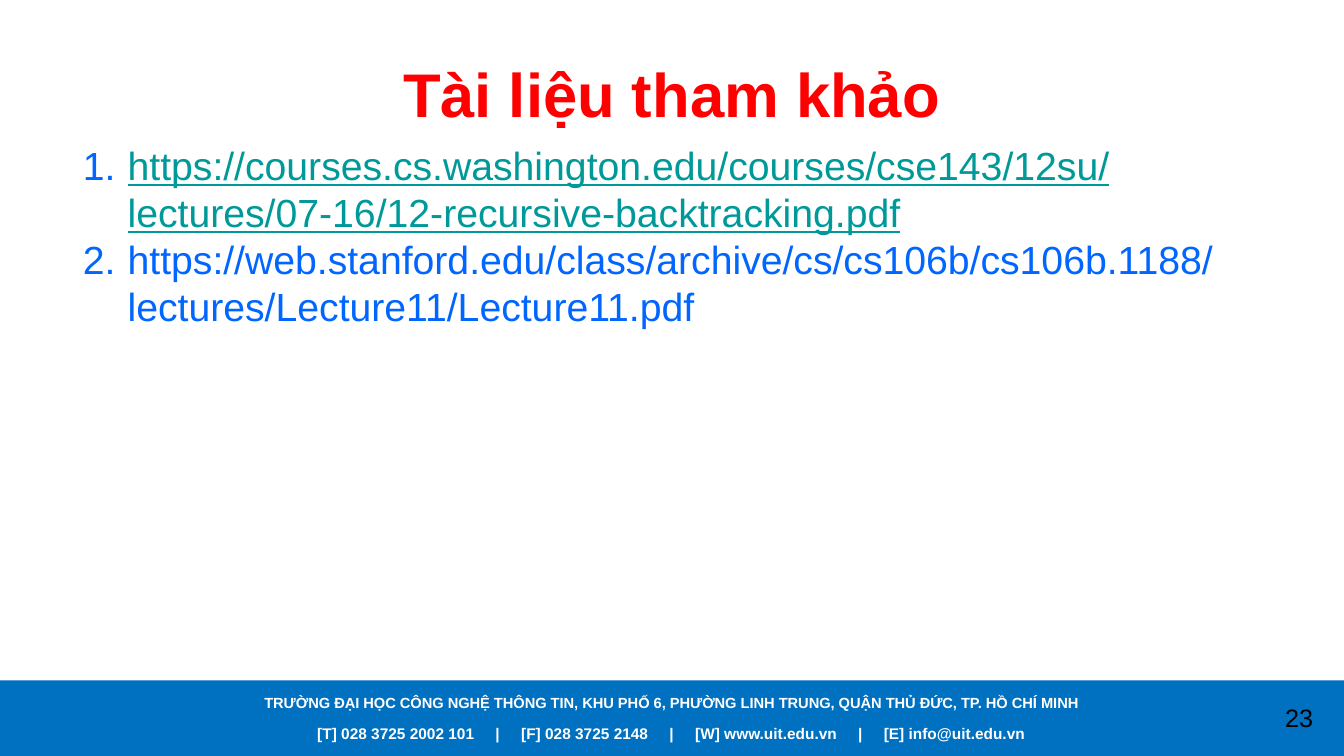
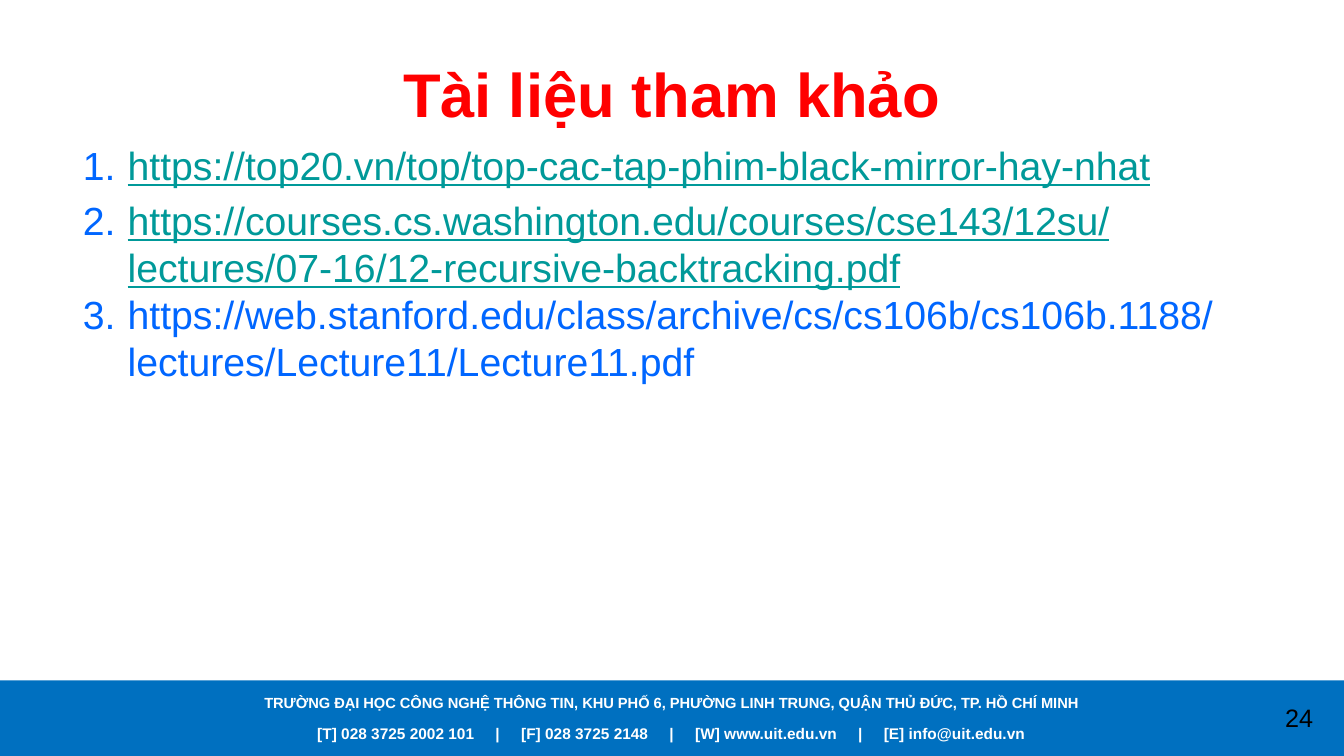
Before and after one commit to caodoanh2001/CS112.L21.KHMT, a slide deck: slide 24 of Seminar/Backtracking.pptx (slide 23 before the commit). Drawn at 1344x756 pixels with LibreOffice and Linux fonts; fonts in the diff are those of the drawing; background and template pictures are left out. Boxes give left, top, right and bottom in pixels: in the first picture for what was removed or moved away, otherwise in the second. Text is boxed around its words. In the diff, an @@ line names an element or a change of style, - is before the commit and + after.

```diff
--- a/Seminar/Backtracking.pptx
+++ b/Seminar/Backtracking.pptx
@@ text at [128, 151, 1151, 188]: paragraph added @@
+1. https://top20.vn/top/top-cac-tap-phim-black-mirror-hay-nhat
@@ page number at [1285, 709, 1313, 727]: text changed @@
-23
+24
```
Also in this commit, not shown: 11 other slides changed, 1 slide added.
